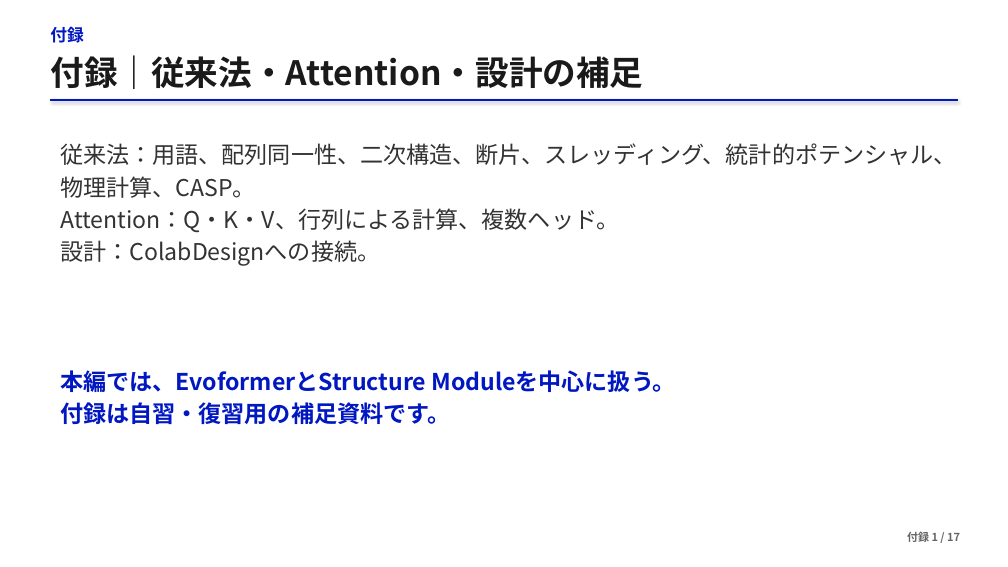
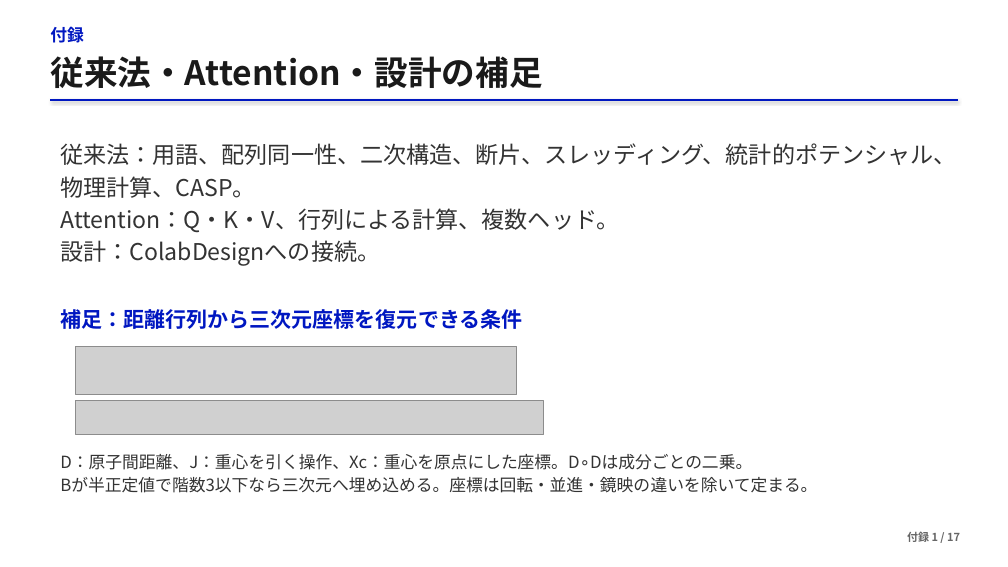
Before and after one commit to matsunagalab/lecture_bioinfo, a slide deck: slide 37 of 05_AlphaFold2による構造予測/05_AlphaFold2による構造予測.pptx. Drawn at 1008x567 pixels with LibreOffice and Linux fonts; fonts in the diff are those of the drawing; grey boxes stand for pictures. Boxes give left, top, right and bottom in pixels: in the first picture for what was removed or moved away, otherwise in the second. Text is boxed around its words. In the diff, an @@ line names an element or a change of style, - is before the commit and + after.

```diff
--- a/05_AlphaFold2による構造予測/05_AlphaFold2による構造予測.pptx
+++ b/05_AlphaFold2による構造予測/05_AlphaFold2による構造予測.pptx
@@ text at (50, 56, 542, 88): text changed @@
-付録｜従来法・Attention・設計の補足
+従来法・Attention・設計の補足
@@ text added at (60, 309, 522, 329), 20 pt, text #0017C1, bold @@
+補足：距離行列から三次元座標を復元できる条件
@@ picture added at (76, 346, 517, 395) @@
@@ text removed at (60, 370, 675, 424) @@
-本編では、EvoformerとStructure Moduleを中心に扱う。
-付録は自習・復習用の補足資料です。
@@ picture added at (76, 401, 544, 435) @@
@@ text added at (60, 454, 817, 493), 16 pt, text #333333 @@
+D：原子間距離、J：重心を引く操作、Xc：重心を原点にした座標。D∘Dは成分ごとの二乗。
+Bが半正定値で階数3以下なら三次元へ埋め込める。座標は回転・並進・鏡映の違いを除いて定まる。
```
Also in this commit, not shown: 37 other slides changed, 2 other files.
